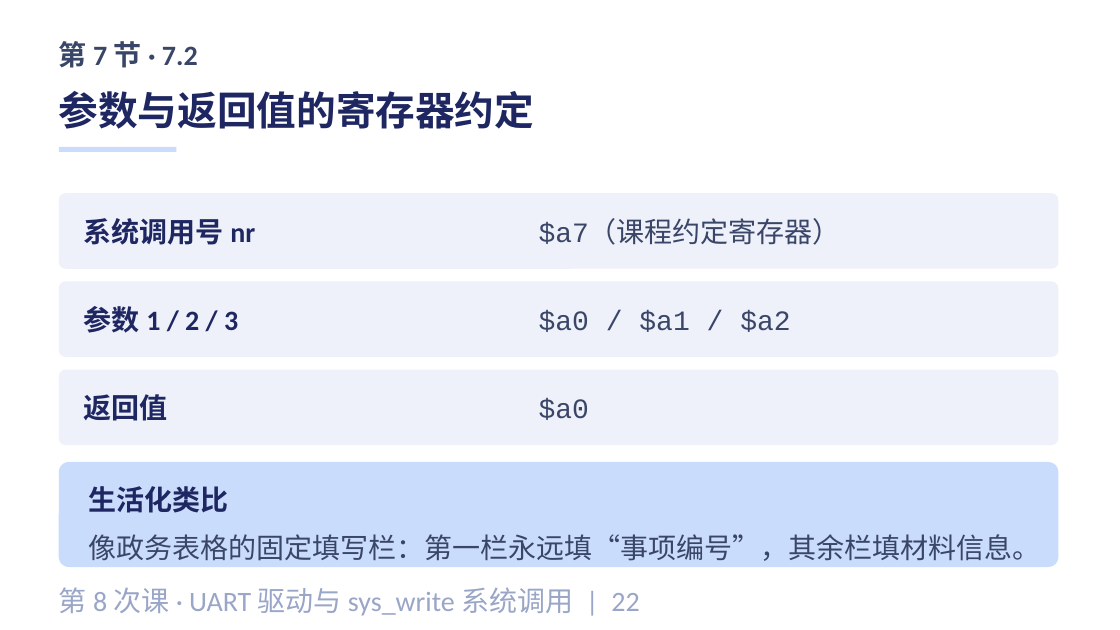
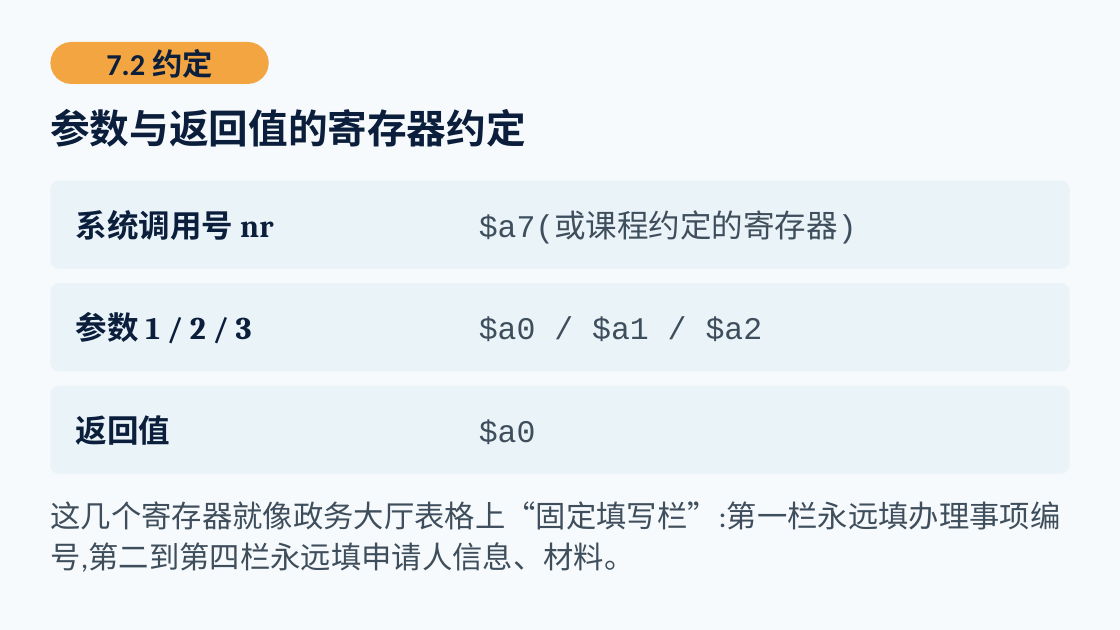
Before and after one commit to cxi218447-byte/miniOS, a slide deck: slide 40 of docs/08/第08次课_UART驱动与sys_write教材PPT.pptx (slide 23 before the commit). Drawn at 1120x630 pixels with LibreOffice and Linux fonts; fonts in the diff are those of the drawing. Boxes give left, top, right and bottom in pixels: in the first picture for what was removed or moved away, otherwise in the second. Text is boxed around its words. In the diff, an @@ line names an element or a change of style, - is before the commit and + after.

```diff
--- a/docs/08/第08次课_UART驱动与sys_write教材PPT.pptx
+++ b/docs/08/第08次课_UART驱动与sys_write教材PPT.pptx
@@ background #FFFFFF to #F7FAFC @@
@@ rounded rectangle added at (x1=50, y1=42, x2=269, y2=84), fill #F2A541 @@
@@ text removed at (x1=59, y1=41, x2=198, y2=68) @@
-第 7 节 · 7.2
@@ text added at (x1=106, y1=49, x2=213, y2=78), 26 pt, text #0B1E3B, bold @@
+7.2 约定
@@ text "参数与返回值的寄存器约定" moved from (x1=59, y1=91, x2=534, y2=129) to (x1=50, y1=109, x2=525, y2=147) @@
@@ text "参数与返回值的寄存器约定" at (x1=50, y1=109, x2=525, y2=147): text colour #1E2761 to #0B1E3B @@
@@ rectangle removed at (x1=59, y1=147, x2=176, y2=152) @@
@@ rounded rectangle resized from (x1=59, y1=193, x2=1059, y2=269) to (x1=50, y1=181, x2=1070, y2=269) @@
@@ text "系统调用号 nr" moved from (x1=84, y1=218, x2=255, y2=245) to (x1=76, y1=210, x2=273, y2=240) @@
@@ text at (x1=479, y1=214, x2=857, y2=244): text changed; size 24 to 27 pt; text colour #3A4668 to #3E4E5C @@
-$a7（课程约定寄存器）
+$a7(或课程约定的寄存器)
@@ rounded rectangle resized from (x1=59, y1=281, x2=1059, y2=357) to (x1=50, y1=283, x2=1070, y2=371) @@
@@ text "参数 1 / 2 / ..." moved from (x1=84, y1=306, x2=238, y2=333) to (x1=76, y1=312, x2=252, y2=342) @@
@@ text "$a0 / $a1 / $a2" moved from (x1=539, y1=310, x2=790, y2=332) to (x1=479, y1=317, x2=763, y2=341) @@
@@ text "$a0 / $a1 / $a2" at (x1=479, y1=317, x2=763, y2=341): size 24 to 27 pt, text colour #3A4668 to #3E4E5C @@
@@ fill #EEF1FA to #EAF3F8; proportions changed in 3 elements at (x1=50, y1=181, x2=1070, y2=269), (x1=50, y1=283, x2=1070, y2=371), (x1=50, y1=386, x2=1070, y2=474) @@
@@ rounded rectangle resized from (x1=59, y1=370, x2=1059, y2=445) to (x1=50, y1=386, x2=1070, y2=474) @@
@@ size 24 to 27 pt, font Calibri to Cambria, text colour #1E2761 to #0B1E3B in 3 elements at (x1=76, y1=210, x2=273, y2=240), (x1=76, y1=312, x2=252, y2=342), (x1=76, y1=415, x2=171, y2=445) @@
@@ text "返回值" moved from (x1=84, y1=394, x2=168, y2=421) to (x1=76, y1=415, x2=171, y2=445) @@
@@ text "$a0" at (x1=479, y1=419, x2=536, y2=444): size 24 to 27 pt, text colour #3A4668 to #3E4E5C @@
@@ text "$a0" moved from (x1=539, y1=398, x2=589, y2=420) to (x1=479, y1=419, x2=536, y2=444) @@
@@ rounded rectangle removed at (x1=59, y1=462, x2=1059, y2=567) @@
@@ text at (x1=50, y1=501, x2=1060, y2=572): text changed; size 24 to 26 pt; text colour #3A4668 to #3E4E5C @@
-像政务表格的固定填写栏：第一栏永远填“事项编号”，其余栏填材料信息。
+这几个寄存器就像政务大厅表格上“固定填写栏”:第一栏永远填办理事项编号,第二到第四栏永远填申请人信息、材料。
@@ text removed at (x1=88, y1=486, x2=228, y2=513) @@
-生活化类比
@@ text removed at (x1=59, y1=587, x2=639, y2=616) @@
-第 8 次课 · UART 驱动与 sys_write 系统调用 | 22
```
Also in this commit, not shown: 2 other slides changed, 42 slides added, 25 slides removed, 18 other files.
